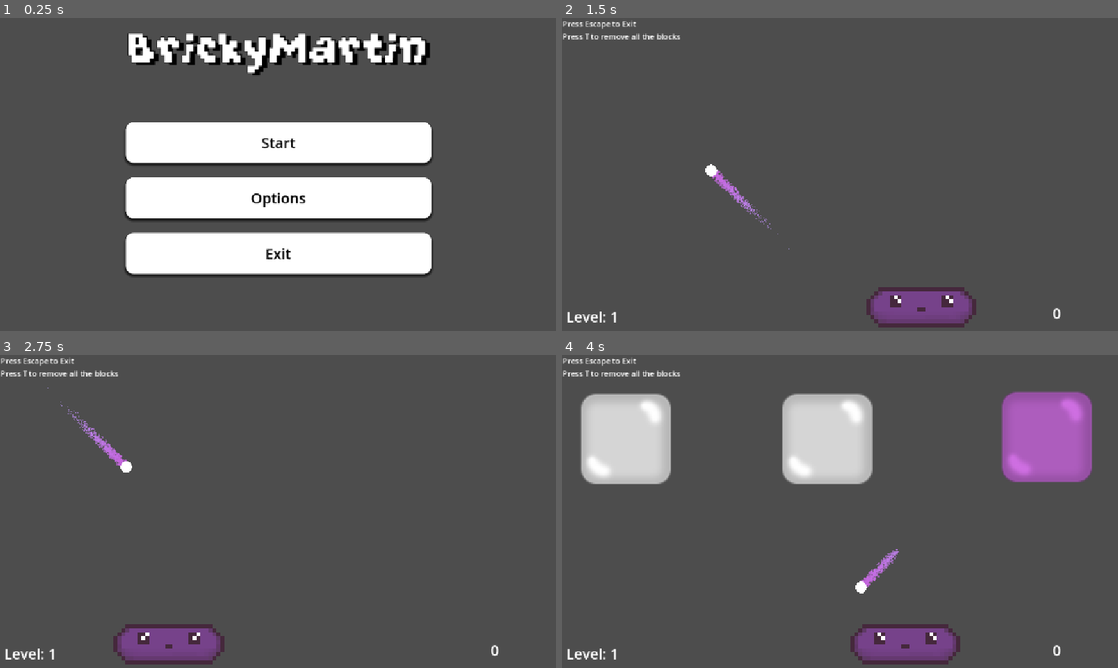
Above: before the commit, frames 1-4 (two rows, left to right).
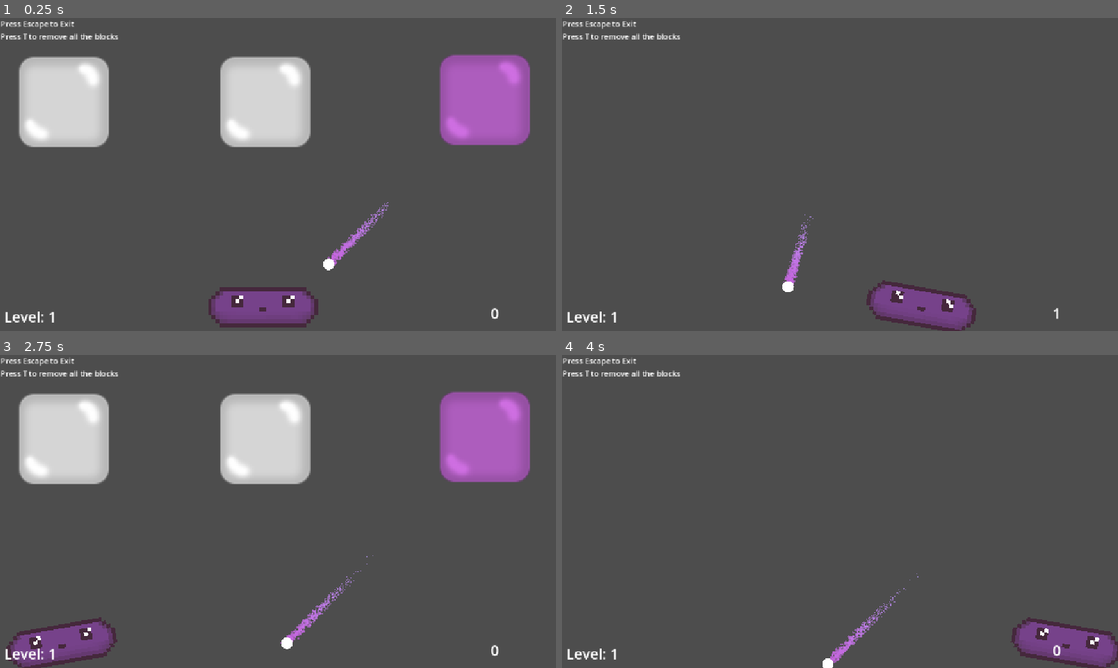
Above: after the commit, the same moments.

Repository: marcibaumel/HEJ_Brick
Game: Godot game, scene res://scenes/levels/customLevel.tscn
Two runs of this game, one before a commit and one after it. Both use one fixed random seed, a clock stepped at 60 frames per second and the inputs below. Before the commit the project starts from res://scenes/mainMenu.tscn.
Inputs (mouse positions are in pixels of both pictures, inside the frame that each line leads up to):
- Up to frame 1 (0.25 s): no input
- Up to frame 2 (1.5 s): click (840, 143) at 0.5 s, where only the run before the commit has a clickable "Start"; tap T (destroy_children) at 1.25 s; hold Right (ui_right) from 1.28 s (still down); hold T (destroy_children) from 1.28 s (still down)
- Up to frame 3 (2.75 s): release Right (ui_right) at 2.03 s; release T (destroy_children) at 2.03 s; hold Left (ui_left) from 2.03 s (still down); tap T (destroy_children) at 2.1 s
- Up to frame 4 (4 s): tap T (destroy_children) at 2.75, 3.6 s; release Left (ui_left) at 2.78 s; hold T (destroy_children) 2.78-3.53 s; hold Right (ui_right) from 2.78 s (still down)

The runs differ from the first frame. In frame 1, 42% of the frame differs, in the area x 0-96%, y 0-99%; in frame 2, 1.7%; in frame 3, 19%; in frame 4, 19%.

Commit message:
add better collison hadnling

Diff:
--- a/brickyMartin/project.godot
+++ b/brickyMartin/project.godot
@@ -11,7 +11,7 @@
 [application]
 
 config/name="BrickyMartin"
-run/main_scene="uid://c2o2rcnvjwl1s"
+run/main_scene="uid://brrnf4u6yo74o"
 config/features=PackedStringArray("4.4", "Forward Plus")
 config/icon="uid://xov62fw74vcc"
 
@@ -27,6 +27,7 @@
 
 Brick=""
 Ball=""
+Paddle=""
 
 [input]
 
--- a/brickyMartin/scenes/levels/customLevel.tscn
+++ b/brickyMartin/scenes/levels/customLevel.tscn
@@ -20,11 +20,8 @@
 [node name="Camera2D" type="Camera2D" parent="."]
 position = Vector2(576, 328)
 
-[node name="Paddle" parent="." instance=ExtResource("2_8uqsj")]
+[node name="Paddle" parent="." groups=["Paddle"] instance=ExtResource("2_8uqsj")]
 position = Vector2(545, 602)
-
-[node name="ball" parent="." instance=ExtResource("3_p4hxj")]
-position = Vector2(689, 414)
 
 [node name="walls" type="StaticBody2D" parent="."]
 
@@ -46,12 +43,10 @@
 position = Vector2(589, 315)
 texture = ExtResource("4_rkrwd")
 
-[node name="Deadzone" type="Area2D" parent="."]
-position = Vector2(0, 660)
-
-[node name="CollisionShape2D" type="CollisionShape2D" parent="Deadzone"]
-position = Vector2(576, 26)
-shape = SubResource("RectangleShape2D_mx8sn")
+[node name="Ball" parent="." instance=ExtResource("3_p4hxj")]
+position = Vector2(810, 383)
+motion_mode = 1
+slide_on_ceiling = true
 
 [node name="LevelManager" type="Node" parent="."]
 script = ExtResource("5_p4hxj")
@@ -66,4 +61,11 @@
 position = Vector2(1004, 173)
 enableDoubleHealth = true
 
-[connection signal="body_entered" from="Deadzone" to="ball" method="_on_deadzone_body_entered"]
+[node name="Deadzone" type="Area2D" parent="."]
+position = Vector2(0, 660)
+
+[node name="CollisionShape2D" type="CollisionShape2D" parent="Deadzone"]
+position = Vector2(576, 26)
+shape = SubResource("RectangleShape2D_8uqsj")
+
+[connection signal="body_entered" from="Deadzone" to="Ball" method="_on_deadzone_body_entered"]
--- a/brickyMartin/scenes/paddle.tscn
+++ b/brickyMartin/scenes/paddle.tscn
@@ -82,12 +82,12 @@
 "
 
 [sub_resource type="RectangleShape2D" id="RectangleShape2D_y7wee"]
-size = Vector2(30.407, 188.998)
+size = Vector2(10.362, 188.998)
 
 [sub_resource type="RectangleShape2D" id="RectangleShape2D_pacq5"]
 size = Vector2(174, 12)
 
-[node name="Paddle" type="CharacterBody2D"]
+[node name="Paddle" type="CharacterBody2D" groups=["Paddle"]]
 motion_mode = 1
 slide_on_ceiling = false
 wall_min_slide_angle = 0.0
@@ -110,7 +110,7 @@
 script = SubResource("GDScript_pacq5")
 
 [node name="CollisionShape2D" type="CollisionShape2D" parent="."]
-position = Vector2(-3.50883, -22.1481)
+position = Vector2(-3.55006, -32.1705)
 rotation = -1.57491
 shape = SubResource("RectangleShape2D_y7wee")
 one_way_collision_margin = 0.0
--- a/brickyMartin/scripts/ball.gd
+++ b/brickyMartin/scripts/ball.gd
@@ -1,6 +1,6 @@
 extends CharacterBody2D
 
-var speed = 400 + (20 * GameManager.level)
+var speed = 500 + (20 * GameManager.level)
 var dir = Vector2.DOWN
 var isActive= true
 
@@ -12,12 +12,19 @@
 		var collision = move_and_collide(velocity * delta)
 
 		if collision:
+			var collider = collision.get_collider()
 			velocity = velocity.bounce(collision.get_normal())
+
+			if collider.is_in_group("paddles"):
+				var paddle_rotation = collider.rotation_degrees
+				velocity.x += paddle_rotation * 2
 
 			if collision.get_collider().has_method("hit"):
 			#I don't like this :(
 				collision.get_collider().hit()
 
+			# TODO: For maintain speed, I need to check somehow how this is working
+			velocity = velocity.normalized() * speed
 
 		if (velocity.y > 0 and velocity.y < 100):
 			velocity.y = -200
@@ -31,5 +38,6 @@
 	GameManager.level = 1
 	get_tree().reload_current_scene()
 
+# TODO: make sure if we copy the level the signal stay as it is
 func _on_deadzone_body_entered(body: Node2D) -> void:
 	gameOver()
--- a/brickyMartin/scripts/paddle.gd
+++ b/brickyMartin/scripts/paddle.gd
@@ -18,6 +18,17 @@
 		velocity.x = direction * SPEED
 	else:
 		velocity.x = move_toward(velocity.x, 0.0, SPEED)
+
+	# TODO: unify the movement logic
+
+	if velocity.x > 0:
+		rotation_degrees = 10
+
+	if velocity.x < 0:
+		rotation_degrees = - 10
+
+	if velocity.x == 0:
+		rotation_degrees = 0
 
 	velocity.y = 0.0  # don't accumulate y velocity
 	move_and_slide()
Binary file changed: brickyMartin/assets/paddlev2.aseprite
Not shown: 1 places in brickyMartin/scenes/levels/customLevel.tscn that only renumber resources
